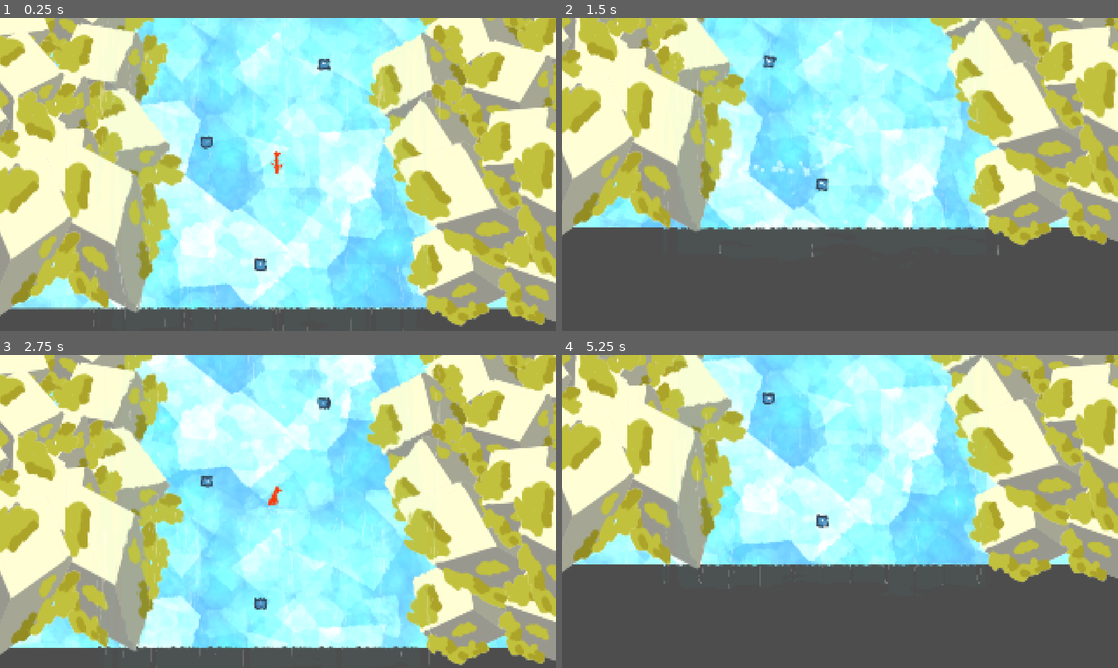
Above: before the commit, frames 1-4 (two rows, left to right).
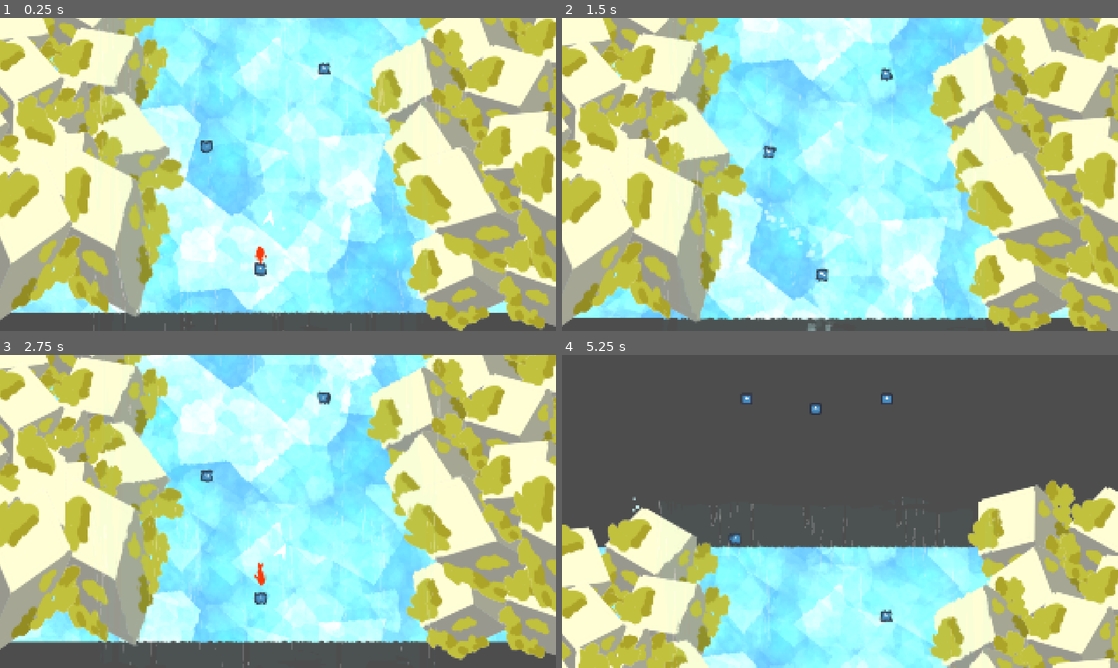
Above: after the commit, the same moments.

Repository: ojaskavathe/cascade
Game: Godot game, scene res://game.tscn
Same seed, same stepped clock (60 frames per second), same inputs: the game is played once before the commit and once after it. The engine's default icon, where the game draws it, is replaced by a stand-in: a white triangle on a blue panel in a dark square.
Inputs (mouse positions are in pixels of both pictures, inside the frame that each line leads up to):
- Up to frame 1 (0.25 s): no input
- Up to frame 2 (1.5 s): move the mouse to (962, 158) at 0.52 s; hold Space (jump) 0.53-1.28 s; hold D (right) from 0.53 s (still down); move the mouse to (728, 190) at 1.27 s; tap Space (jump) at 1.35 s
- Up to frame 3 (2.75 s): tap Space (jump) at 1.52, 1.82 s; move the mouse to (333, 442) at 2.02 s; release D (right) at 2.03 s; hold A (left) from 2.03 s (still down); hold Space (jump) from 2.03 s (still down)
- Up to frame 4 (5.25 s): move the mouse to (812, 574) at 2.77 s; release A (left) at 2.78 s; release Space (jump) at 2.78 s; hold D (right) 2.78-4.28 s; tap Space (jump) at 2.85, 3.02, 3.32, 4.35, 4.52, 4.82 s; move the mouse to (1006, 558) at 3.52 s; hold Space (jump) 3.53-4.28 s; move the mouse to (673, 464) at 4.27 s; hold A (left) 4.28-5.03 s; move the mouse to (867, 511) at 5.02 s; hold D (right) from 5.03 s (still down); hold Space (jump) from 5.03 s (still down)

The runs differ from the first frame. In frame 1, 22% of the frame differs, in the area x 0-100%, y 0-100%; in frame 2, 79%; in frame 3, 26%; in frame 4, 96%.

Commit message:
Checkpoint System

Diff:
--- /dev/null
+++ b/assets/shader/fallbackground.tres
@@ -0,0 +1,156 @@
+[gd_resource type="VisualShader" load_steps=18 format=3 uid="uid://cvlc85c7v72xr"]
+
+[sub_resource type="VisualShaderNodeFloatOp" id="VisualShaderNodeFloatOp_glup0"]
+default_input_values = [0, 0.0, 1, 1.0]
+operator = 2
+
+[sub_resource type="VisualShaderNodeFloatOp" id="VisualShaderNodeFloatOp_p73b2"]
+
+[sub_resource type="VisualShaderNodeInput" id="VisualShaderNodeInput_vvdul"]
+input_name = "uv"
+
+[sub_resource type="VisualShaderNodeVectorDecompose" id="VisualShaderNodeVectorDecompose_e5m6c"]
+default_input_values = [0, Vector2(0, 0)]
+op_type = 0
+
+[sub_resource type="VisualShaderNodeVectorCompose" id="VisualShaderNodeVectorCompose_qv0ca"]
+op_type = 0
+
+[sub_resource type="Gradient" id="Gradient_guwve"]
+offsets = PackedFloat32Array(0.193309, 0.877323)
+colors = PackedColorArray(0.1352, 0.26, 0.24752, 1, 0.938845, 0.780052, 0.791951, 1)
+
+[sub_resource type="FastNoiseLite" id="FastNoiseLite_3kupp"]
+frequency = 0.0055
+offset = Vector3(547.37, 0, 0)
+domain_warp_enabled = true
+domain_warp_frequency = 0.07
+
+[sub_resource type="NoiseTexture2D" id="NoiseTexture2D_pxin5"]
+width = 800
+color_ramp = SubResource("Gradient_guwve")
+noise = SubResource("FastNoiseLite_3kupp")
+
+[sub_resource type="VisualShaderNodeTexture" id="VisualShaderNodeTexture_xwpst"]
+output_port_for_preview = 0
+texture = SubResource("NoiseTexture2D_pxin5")
+
+[sub_resource type="Gradient" id="Gradient_dob1m"]
+offsets = PackedFloat32Array(0.996283, 1)
+colors = PackedColorArray(0.313726, 0.603922, 0.572549, 1, 0.733333, 0.870588, 0.721569, 1)
+
+[sub_resource type="FastNoiseLite" id="FastNoiseLite_3eva1"]
+frequency = 0.0096
+
+[sub_resource type="NoiseTexture2D" id="NoiseTexture2D_5hef6"]
+height = 120
+color_ramp = SubResource("Gradient_dob1m")
+noise = SubResource("FastNoiseLite_3eva1")
+
+[sub_resource type="VisualShaderNodeTexture" id="VisualShaderNodeTexture_3egqd"]
+output_port_for_preview = 0
+texture = SubResource("NoiseTexture2D_5hef6")
+
+[sub_resource type="VisualShaderNodeMix" id="VisualShaderNodeMix_kvhj6"]
+default_input_values = [0, Vector3(0, 0, 0), 1, Vector3(1, 1, 1), 2, Vector3(0.5, 0.5, 0.5)]
+op_type = 3
+
+[sub_resource type="VisualShaderNodeTexture" id="VisualShaderNodeTexture_8a0et"]
+output_port_for_preview = 0
+texture = SubResource("NoiseTexture2D_5hef6")
+
+[sub_resource type="VisualShaderNodeMix" id="VisualShaderNodeMix_3328k"]
+default_input_values = [0, Vector3(0, 0, 0), 1, Vector3(1, 1, 1), 2, Vector3(0.5, 0.5, 0.5)]
+op_type = 3
+
+[sub_resource type="VisualShaderNodeInput" id="VisualShaderNodeInput_buewn"]
+input_name = "time"
+
+[resource]
+code = "shader_type canvas_item;
+render_mode blend_mix;
+
+uniform sampler2D tex_frg_3;
+uniform sampler2D tex_frg_5;
+uniform sampler2D tex_frg_7;
+
+
+
+void fragment() {
+// Input:14
+	vec2 n_out14p0 = UV;
+
+
+// VectorDecompose:15
+	float n_out15p0 = n_out14p0.x;
+	float n_out15p1 = n_out14p0.y;
+
+
+// Input:9
+	float n_out9p0 = TIME;
+
+
+// FloatOp:10
+	float n_in10p1 = 1.00000;
+	float n_out10p0 = n_out9p0 * n_in10p1;
+
+
+// VectorCompose:16
+	vec2 n_out16p0 = vec2(n_out15p0, n_out10p0);
+
+
+// Texture2D:3
+	vec4 n_out3p0 = texture(tex_frg_3, n_out16p0);
+
+
+// Texture2D:5
+	vec4 n_out5p0 = texture(tex_frg_5, UV);
+
+
+// Mix:6
+	vec3 n_in6p2 = vec3(0.50000, 0.50000, 0.50000);
+	vec3 n_out6p0 = mix(vec3(n_out3p0.xyz), vec3(n_out5p0.xyz), n_in6p2);
+
+
+// Texture2D:7
+	vec4 n_out7p0 = texture(tex_frg_7, UV);
+
+
+// Mix:8
+	vec3 n_in8p2 = vec3(0.50000, 0.50000, 0.50000);
+	vec3 n_out8p0 = mix(n_out6p0, vec3(n_out7p0.xyz), n_in8p2);
+
+
+// Output:0
+	COLOR.rgb = n_out8p0;
+
+
+}
+"
+graph_offset = Vector2(-700.609, -49.7641)
+mode = 1
+flags/light_only = false
+nodes/fragment/0/position = Vector2(500, 220)
+nodes/fragment/3/node = SubResource("VisualShaderNodeTexture_xwpst")
+nodes/fragment/3/position = Vector2(-500, -40)
+nodes/fragment/5/node = SubResource("VisualShaderNodeTexture_3egqd")
+nodes/fragment/5/position = Vector2(-500, 440)
+nodes/fragment/6/node = SubResource("VisualShaderNodeMix_kvhj6")
+nodes/fragment/6/position = Vector2(-160, 200)
+nodes/fragment/7/node = SubResource("VisualShaderNodeTexture_8a0et")
+nodes/fragment/7/position = Vector2(-240, 620)
+nodes/fragment/8/node = SubResource("VisualShaderNodeMix_3328k")
+nodes/fragment/8/position = Vector2(125.019, 531.058)
+nodes/fragment/9/node = SubResource("VisualShaderNodeInput_buewn")
+nodes/fragment/9/position = Vector2(-1720, 560)
+nodes/fragment/10/node = SubResource("VisualShaderNodeFloatOp_glup0")
+nodes/fragment/10/position = Vector2(-1380, 560)
+nodes/fragment/13/node = SubResource("VisualShaderNodeFloatOp_p73b2")
+nodes/fragment/13/position = Vector2(-1180, 420)
+nodes/fragment/14/node = SubResource("VisualShaderNodeInput_vvdul")
+nodes/fragment/14/position = Vector2(-1760, 260)
+nodes/fragment/15/node = SubResource("VisualShaderNodeVectorDecompose_e5m6c")
+nodes/fragment/15/position = Vector2(-1400, 220)
+nodes/fragment/16/node = SubResource("VisualShaderNodeVectorCompose_qv0ca")
+nodes/fragment/16/position = Vector2(-840, 220)
+nodes/fragment/connections = PackedInt32Array(3, 0, 6, 0, 6, 0, 8, 0, 8, 0, 0, 0, 7, 0, 8, 1, 5, 0, 6, 1, 9, 0, 10, 0, 14, 0, 15, 0, 16, 0, 3, 0, 15, 0, 16, 0, 15, 1, 13, 1, 10, 0, 13, 0, 10, 0, 16, 1)
--- a/entity/object/bottom_kill_zone.tscn
+++ b/entity/object/bottom_kill_zone.tscn
@@ -8,6 +8,7 @@
 [node name="BottomKillzone" type="Node2D"]
 
 [node name="KillZone" parent="." instance=ExtResource("1_e02oj")]
+monitoring = false
 
 [node name="CollisionShape2D" type="CollisionShape2D" parent="KillZone"]
 position = Vector2(640, 50)
--- a/entity/player/camera.gd
+++ b/entity/player/camera.gd
@@ -10,6 +10,9 @@
 
 @export var randomStrength: float = 24.0
 @export var shakeFade: float = 20.0
+@export var dashSmoothingSpeed: float = 2.0
+@export var smoothingSpeed: float = 4.0
+@export var targetOffset: Vector2 = Vector2(0, 0)
 
 var rng = RandomNumberGenerator.new()
 var shake_strength: float = 0.0
@@ -34,7 +37,7 @@
 		shake_strength = lerpf(shake_strength, 0.0, shakeFade * delta)
 		offset = randomOffset()
 
-	position_smoothing_speed = lerpf(position_smoothing_speed, 4.0, 0.5 * delta)
+	position_smoothing_speed = lerpf(position_smoothing_speed, smoothingSpeed, 0.5 * delta)
 
 func _on_player_moved(new_position):
 	tracking = new_position
@@ -56,13 +59,13 @@
 	tween.tween_property(self, "zoom", Vector2(1.0, 1.0), 0.2).set_trans(Tween.TRANS_SINE)
 	camera_tween_end = tween
 
-	position_smoothing_speed = 0
+	position_smoothing_speed = dashSmoothingSpeed
 
 	apply_shake()
 
 func get_adjusted_tracking_pos():
-	var x_clamped = clamp(tracking.x, x_min, x_max)
-	var y_clamped = clamp(tracking.y, y_min, y_max)
+	var x_clamped = clamp(tracking.x - targetOffset.x, x_min, x_max)
+	var y_clamped = clamp(tracking.y - targetOffset.y, y_min, y_max)
 	var origin_clamped = Vector2(x_clamped, y_clamped)
 	return origin_clamped
 
--- a/entity/player/player.gd
+++ b/entity/player/player.gd
@@ -1,5 +1,4 @@
 extends CharacterBody2D
-
 
 @export var SPEED = 10.0
 @export var JUMP_VELOCITY = -800.0
@@ -43,7 +42,10 @@
 	if bash_state:
 		var direction = jump_point_position - get_global_mouse_position()
 		var angle = direction.angle() - deg_to_rad(90)
+
 		arrow.set_rotation(angle)
+		arrow.set_position(jump_point_position)
+		arrow.set_visible(true)
 
 		if Input.is_action_just_released("jump"):
 			set_particle_behavior(ParticleBehavior.DASH)
@@ -69,8 +71,6 @@
 
 		if can_bash and in_jump_point and Input.is_action_pressed("jump"):
 			bash_state = true
-			arrow.set_position(jump_point_position)
-			arrow.set_visible(true)
 			set_particle_behavior(ParticleBehavior.SWIM)
 			$DashParticleTimer.stop()
 			Signals.player_entered_bash_state.emit()
@@ -84,6 +84,8 @@
 	if (area.is_in_group("jump_point")):
 		in_jump_point = true
 		jump_point_position = area.get_global_position()
+		if (area.is_in_group("spawn_point")):
+			Signals.new_checkpoint.emit(jump_point_position, area.get_parent())
 
 
 func _on_jump_point_detect_area_exited(area):
--- /dev/null
+++ b/entity/waterfall/waterfall.gdshader
@@ -0,0 +1,73 @@
+shader_type canvas_item;
+
+uniform vec2 scale;
+uniform float zoom; // Used for sprite script. Don't edit this value in the inspector.
+
+uniform sampler2D refraction_map: repeat_enable;
+uniform sampler2D water_mask: repeat_enable;
+
+uniform vec2 gap_stretch = vec2(0.8, 0.05);
+uniform vec2 refraction_stretch = vec2(2.0, 0.8);
+uniform float refraction_strength : hint_range(0.0, 0.5) = 0.2;
+
+uniform vec4 water_tint: source_color = vec4(0.2, 0.6, 1.0, 0.1);
+uniform vec4 water_highlight: source_color = vec4(1.0, 1.0, 1.0, 0.3);
+uniform float speed = 0.5;
+uniform float flow_gaps : hint_range(0.0, 1.0) = 0.33;
+uniform float highlight_width : hint_range(0.0, 0.3) = 0.02;
+
+uniform sampler2D SCREEN_TEXTURE: hint_screen_texture, filter_linear_mipmap;
+
+void fragment()
+{
+	// Get the two noise textures and make them move on the y axis. The gaps move twice as fast as the refraction, but you can tweak this by changing (speed * 0.5)
+	vec2 refraction_offset = texture(refraction_map, vec2(UV.x, UV.y + -TIME * speed * 0.5) * scale * refraction_stretch).xy;
+	vec2 gap_mask = texture(water_mask, vec2(UV.x, UV.y + -TIME * speed) * scale * gap_stretch).xy;
+
+	// Set values between -0.5 and 0.5 (instead of 0 and 1). Otherwise the reflection will move whith increased refraction_strength
+	refraction_offset -= 0.5;
+
+	// Get the screen texture and distort it
+	vec4 refraction = texture(SCREEN_TEXTURE, SCREEN_UV - refraction_offset * refraction_strength * zoom);
+
+	// Create holes and apply colors and textures //
+	vec4 color = vec4(1.0);
+
+	// Define what values will be the water highlight color (the gap border)
+	float inner_edge = flow_gaps + highlight_width;
+
+	// See if the pixel is within the edges range and use the water colors alpha to blend between showing color or refraction texture.
+	if (gap_mask.x < inner_edge)
+	{
+		color.rgb = mix(refraction.rgb, water_highlight.rgb, water_highlight.a);
+	}
+	else
+	{
+		color.rgb = mix(refraction.rgb, water_tint.rgb, water_tint.a);
+	}
+
+	// If the value is below the gap threshhold make it transparent (a gap)
+	if (gap_mask.x < flow_gaps)
+	{
+		color.a = 0.0;
+	}
+
+
+	// Crate Edge Shape //
+
+	// Set the shape for the top and bottom edges. Use water_mask as shape but with other values to flatten it out horizontally.
+	vec2 water_edge = texture(water_mask, vec2(UV.x, UV.y + -TIME * 0.1) * scale * vec2(0.15, 0.6)).xy;
+	water_edge -= 0.5;
+
+	// Use the same mask as for the gaps for left and right edge.
+	vec2 vertical_edge_mask = gap_mask - 0.5;
+
+	// Apply the new masks to the edges. This will make the wobble effect.
+	color.a = mix(0.0, color.a, step(UV.x + vertical_edge_mask.x * 0.2, 0.92)); // Right edge
+	color.a = mix(color.a, 0.0, step(UV.x - vertical_edge_mask.x * 0.2, 0.08)); // Left edge
+
+	color.a = mix(0.0, color.a, step(UV.y + water_edge.y * 0.1, 0.95));  //Bottom edge
+	color.a = mix(color.a, 0.0, step(UV.y - water_edge.y * 0.05, 0.05)); //Top edge
+
+	COLOR = color;
+}
--- a/game.gd
+++ b/game.gd
@@ -1,10 +1,30 @@
 extends Node2D
 
+@onready var debug_0: Node2D = $levels/Debug0
+@onready var player: CharacterBody2D = $Player
 
+var checkpoint_loc: Vector2
+var current_scene
 
 func _ready():
 	Signals.kill.connect(_on_kill)
+	Signals.new_checkpoint.connect(_new_checkpoint)
 
+	checkpoint_loc = debug_0.get_node("Spawn").position
+	player.position = checkpoint_loc
+	player.jump_point_position = checkpoint_loc
+	player.bash_state = true
 
 func _on_kill():
-	get_tree().call_deferred("reload_current_scene")
+	#get_tree().call_deferred("reload_current_scene")
+	print("respawn: ", checkpoint_loc)
+	player.position = checkpoint_loc
+	player.jump_point_position = checkpoint_loc
+	player.bash_state = true
+	Signals.player_moved.emit(checkpoint_loc)
+
+func _new_checkpoint(loc, scene):
+	print("new checkpoint: ", loc)
+	checkpoint_loc = loc
+
+	scene.get_node("BottomKillzone").get_node("KillZone").monitoring = true
--- a/game.tscn
+++ b/game.tscn
@@ -1,8 +1,9 @@
-[gd_scene load_steps=5 format=3 uid="uid://beenaw7n1s61s"]
+[gd_scene load_steps=6 format=3 uid="uid://beenaw7n1s61s"]
 
 [ext_resource type="Script" path="res://game.gd" id="1_07ca5"]
 [ext_resource type="PackedScene" uid="uid://d0vrcis6rns5i" path="res://entity/player/player.tscn" id="1_xm3l1"]
 [ext_resource type="PackedScene" uid="uid://dqa5gpiw17hjv" path="res://entity/player/camera.tscn" id="2_gli7r"]
+[ext_resource type="PackedScene" uid="uid://b1c5iccen6h2c" path="res://level/debug_1.tscn" id="5_2mmsj"]
 [ext_resource type="PackedScene" uid="uid://ctjtcrv6lr21" path="res://level/debug_0.tscn" id="5_mw1jd"]
 
 [node name="Game" type="Node2D"]
@@ -13,5 +14,12 @@
 
 [node name="Camera" parent="." instance=ExtResource("2_gli7r")]
 position = Vector2(640, 400)
+randomStrength = 18.0
+targetOffset = Vector2(0, 150)
 
-[node name="Debug0" parent="." instance=ExtResource("5_mw1jd")]
+[node name="levels" type="Node2D" parent="."]
+
+[node name="Debug0" parent="levels" instance=ExtResource("5_mw1jd")]
+
+[node name="Debug1" parent="levels" instance=ExtResource("5_2mmsj")]
+position = Vector2(-31, -961)
--- a/game/signals.gd
+++ b/game/signals.gd
@@ -4,3 +4,5 @@
 signal player_moved(pos)
 signal player_entered_bash_state()
 signal player_exited_bash_state()
+
+signal new_checkpoint(loc, scene)
--- a/level/debug_0.tscn
+++ b/level/debug_0.tscn
@@ -95,7 +95,7 @@
 [sub_resource type="ShaderMaterial" id="ShaderMaterial_b0sun"]
 shader = SubResource("Shader_tp7pu")
 shader_parameter/scale = Vector2(5, 5)
-shader_parameter/zoom = 0.561231
+shader_parameter/zoom = 0.235969
 shader_parameter/gap_stretch = Vector2(0.8, 0.05)
 shader_parameter/refraction_stretch = Vector2(2, 0.8)
 shader_parameter/refraction_strength = 0.008
@@ -122,7 +122,7 @@
 
 [node name="Debug0" type="Node2D"]
 
-[node name="Spawn" parent="." instance=ExtResource("4_acxa1")]
+[node name="Spawn" parent="." groups=["spawn_point"] instance=ExtResource("4_acxa1")]
 position = Vector2(602, 620)
 
 [node name="JumpPoint2" parent="." instance=ExtResource("4_acxa1")]
--- a/level/debug_1.tscn
+++ b/level/debug_1.tscn
@@ -1,7 +1,8 @@
-[gd_scene load_steps=3 format=3 uid="uid://b1c5iccen6h2c"]
+[gd_scene load_steps=4 format=3 uid="uid://b1c5iccen6h2c"]
 
 [ext_resource type="Texture2D" uid="uid://7iiqobfrmtqd" path="res://icon.svg" id="1_ff1n1"]
 [ext_resource type="PackedScene" uid="uid://v743cd1td7ir" path="res://entity/object/jump_point.tscn" id="2_0qeom"]
+[ext_resource type="PackedScene" uid="uid://cnb5n82ek6hwi" path="res://entity/object/bottom_kill_zone.tscn" id="3_jnlx5"]
 
 [node name="Debug1" type="Node2D"]
 
@@ -9,7 +10,7 @@
 position = Vector2(330, 320)
 texture = ExtResource("1_ff1n1")
 
-[node name="JumpPoint" parent="." instance=ExtResource("2_0qeom")]
+[node name="Spawn" parent="." groups=["spawn_point"] instance=ExtResource("2_0qeom")]
 position = Vector2(617, 643)
 
 [node name="JumpPoint2" parent="." instance=ExtResource("2_0qeom")]
@@ -26,3 +27,6 @@
 
 [node name="JumpPoint6" parent="." instance=ExtResource("2_0qeom")]
 position = Vector2(603, 432)
+
+[node name="BottomKillzone" parent="." instance=ExtResource("3_jnlx5")]
+position = Vector2(-6, 760)
Not shown: 1 places in entity/object/bottom_kill_zone.tscn that only renumber resources
Not shown: 1 places in level/debug_0.tscn that only renumber resources
